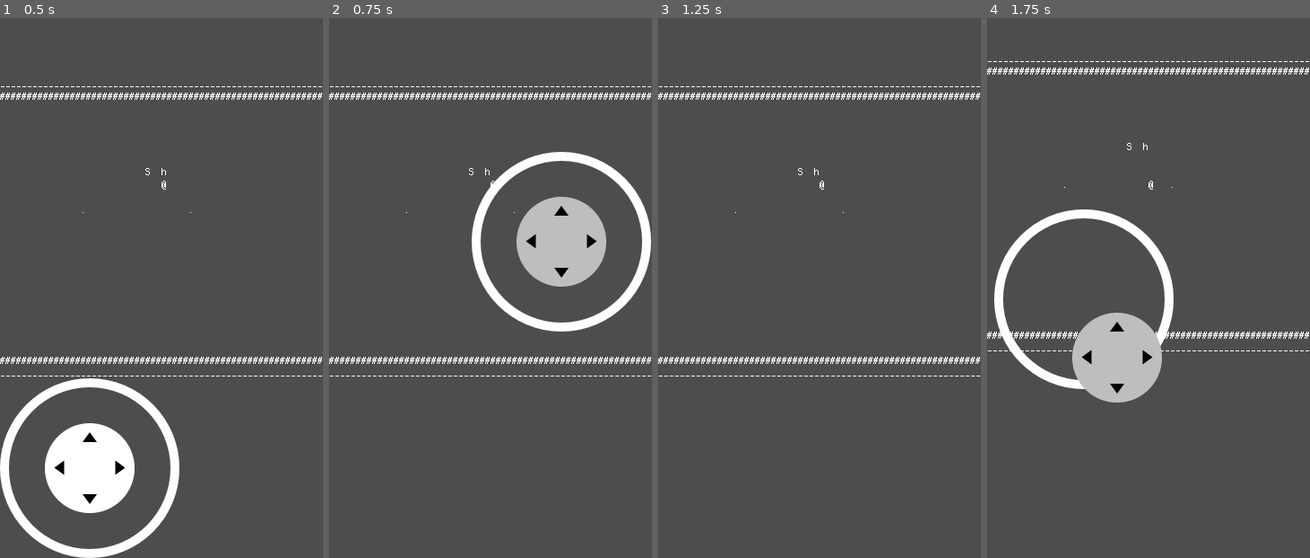
Above: before the commit, frames 1-4 (left to right).
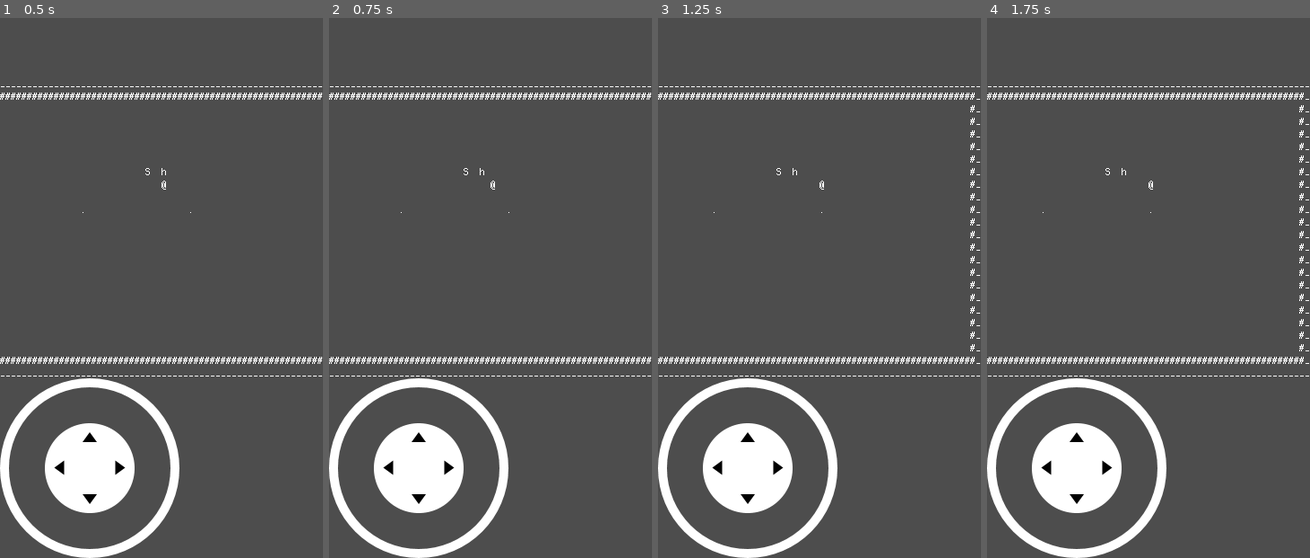
Above: after the commit, the same moments.

Repository: s6industries/project-x
Game: Godot game, scene res://world.tscn
Same seed, same stepped clock (60 frames per second), same inputs: the game is played once before the commit and once after it.
Inputs (mouse positions are in pixels of both pictures, inside the frame that each line leads up to):
- Up to frame 1 (0.5 s): no input
- Up to frame 2 (0.75 s): tap Enter at 0.5 s; move the mouse to (561, 239) at 0.52 s; hold Right (ui_right) from 0.53 s (still down); tap T at 0.6 s; click (561, 239) at 0.67 s
- Up to frame 3 (1.25 s): keep holding Right (ui_right)
- Up to frame 4 (1.75 s): release Right (ui_right) at 1.25 s; drag from (1083, 298) to (1132, 385) at 1.27 s

Frame 1 is identical in both runs. In frame 2, 13% of the frame differs, in the area x 0-100%, y 24-100%; in frame 3, 6.9%; in frame 4, 15%, in the area x 0-100%, y 7-100%.

Commit message:
Move joystick into its own folder.

Diff:
--- a/joystick.tscn
+++ b/joystick/joystick.tscn
@@ -1,8 +1,8 @@
-[gd_scene load_steps=4 format=3 uid="uid://cu4861ql4jhom"]
+[gd_scene load_steps=4 format=3 uid="uid://ckk0xa2w80n7a"]
 
-[ext_resource type="Script" path="res://joystick.gd" id="1_nloki"]
-[ext_resource type="Texture2D" uid="uid://bsb2hkmncyadf" path="res://joystick_base_outline.png" id="2_p5u08"]
-[ext_resource type="Texture2D" uid="uid://byiijac3cpafy" path="res://joystick_tip_arrows.png" id="3_pkhte"]
+[ext_resource type="Script" path="res://joystick/joystick.gd" id="1_yb2oi"]
+[ext_resource type="Texture2D" uid="uid://bsb2hkmncyadf" path="res://joystick/joystick_base_outline.png" id="2_7ixd0"]
+[ext_resource type="Texture2D" uid="uid://byiijac3cpafy" path="res://joystick/joystick_tip_arrows.png" id="3_rdm0t"]
 
 [node name="Joystick" type="Control"]
 layout_mode = 3
@@ -11,7 +11,7 @@
 anchor_bottom = 1.0
 grow_horizontal = 2
 grow_vertical = 2
-script = ExtResource("1_nloki")
+script = ExtResource("1_yb2oi")
 
 [node name="Base" type="TextureRect" parent="."]
 anchors_preset = 2
@@ -21,7 +21,7 @@
 offset_right = 200.0
 grow_vertical = 0
 pivot_offset = Vector2(100, 100)
-texture = ExtResource("2_p5u08")
+texture = ExtResource("2_7ixd0")
 stretch_mode = 5
 
 [node name="Tip" type="TextureRect" parent="Base"]
@@ -37,4 +37,4 @@
 grow_horizontal = 2
 grow_vertical = 2
 pivot_offset = Vector2(50, 50)
-texture = ExtResource("3_pkhte")
+texture = ExtResource("3_rdm0t")
--- a/project.godot
+++ b/project.godot
@@ -17,7 +17,7 @@
 "base": "Control",
 "class": &"Joystick",
 "language": &"GDScript",
-"path": "res://joystick.gd"
+"path": "res://joystick/joystick.gd"
 }, {
 "base": "Node",
 "class": &"Metabot",
--- a/world.tscn
+++ b/world.tscn
@@ -2,7 +2,7 @@
 
 [ext_resource type="FontFile" uid="uid://c2djudtcsv28h" path="res://8x8-pixel.ttf" id="1_1vuol"]
 [ext_resource type="Script" path="res://world.gd" id="1_08pvc"]
-[ext_resource type="PackedScene" uid="uid://cu4861ql4jhom" path="res://joystick.tscn" id="4_ipbva"]
+[ext_resource type="PackedScene" path="res://joystick/joystick.tscn" id="3_0f2o7"]
 
 [node name="World" type="Node2D" node_paths=PackedStringArray("world_label", "player_marker")]
 script = ExtResource("1_08pvc")
@@ -54,5 +54,4 @@
 
 [node name="CanvasLayer" type="CanvasLayer" parent="."]
 
-[node name="Joystick" parent="CanvasLayer" instance=ExtResource("4_ipbva")]
-joystick_mode = 1
+[node name="Joystick" parent="CanvasLayer" instance=ExtResource("3_0f2o7")]
Renamed: joystick.gd -> joystick/joystick.gd
Renamed: joystick_base_outline.png -> joystick/joystick_base_outline.png
Not shown, changed: joystick/joystick_base_outline.png.import
Renamed: joystick_tip.png -> joystick/joystick_tip.png
Not shown, changed: joystick/joystick_tip.png.import
Renamed: joystick_tip_arrows.png -> joystick/joystick_tip_arrows.png
Not shown, changed: joystick/joystick_tip_arrows.png.import
